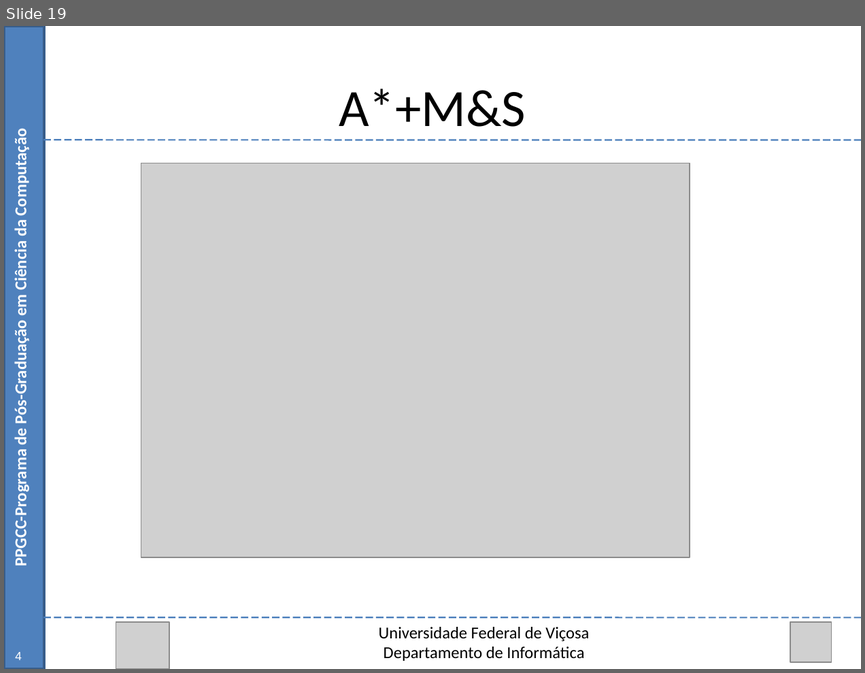
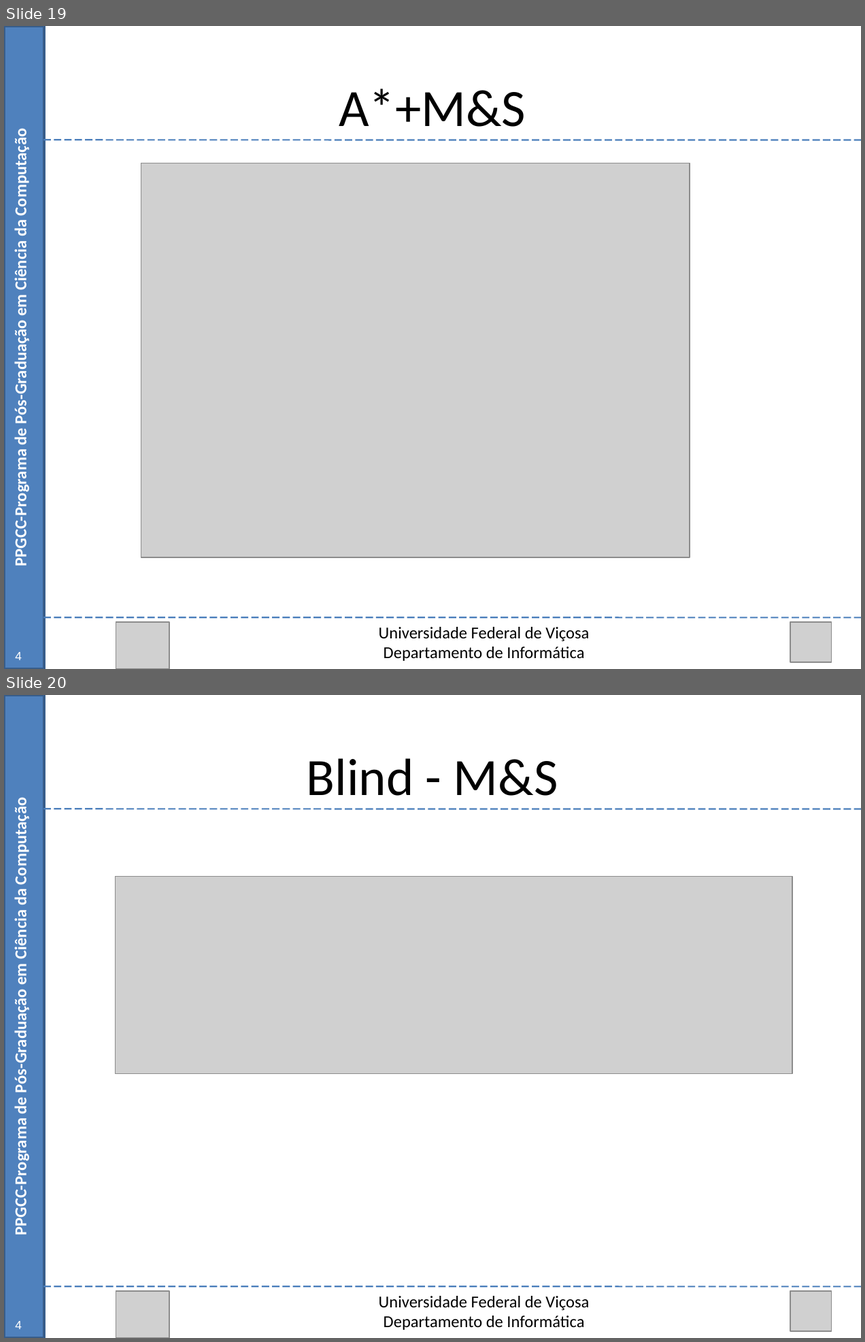
Before and after one commit to Marvinsky/research-marvin, a slide deck: latex/odp/dissertation_v4.odp. Shown one above the other, each under a label of ours: slide 19 before the commit, slides 19 and 20 after it. The pictures are 865x673 and 865x1342 pixels, drawn with LibreOffice and Linux fonts; fonts in the diff are those of the drawing; grey boxes stand for pictures. Boxes give left, top, right and bottom in pixels: in the first picture for what was removed or moved away, otherwise in the second. Text is boxed around its words. In the diff, an @@ line names an element or a change of style, - is before the commit and + after.

Commit message:
dissertation update v7

```diff
--- a/latex/odp/dissertation_v4.odp
+++ b/latex/odp/dissertation_v4.odp
@@ slide 20 added at bbox=[4, 695, 861, 1338], background #FFFFFF @@
@@ rectangle added at bbox=[4, 695, 44, 1338], fill #4F81BD, outline #385D8A 2.01 pt @@
@@ text added at bbox=[307, 758, 558, 796], 44 pt, text #000000 @@
+Blind - M&S
@@ text added at bbox=[11, 807, 31, 1232], 14 pt, text #FFFFFF, bold @@
+PPGCC-Programa de Pós-Graduação em Ciência da Computação
@@ line added from (44, 809) to (861, 809), #4A7EBB 1.25 pt @@
@@ picture added at bbox=[116, 876, 792, 1073] @@
@@ line added from (44, 1286) to (861, 1286), #4A7EBB 1.25 pt @@
@@ picture added at bbox=[116, 1291, 169, 1338] @@
@@ text added at bbox=[379, 1295, 589, 1329], 14 pt, text #000000 @@
+Universidade Federal de Viçosa
+Departamento de Informática
@@ picture added at bbox=[789, 1291, 831, 1331] @@
@@ text added at bbox=[15, 1321, 22, 1329], 10 pt, text #FFFFFF @@
+4
```
